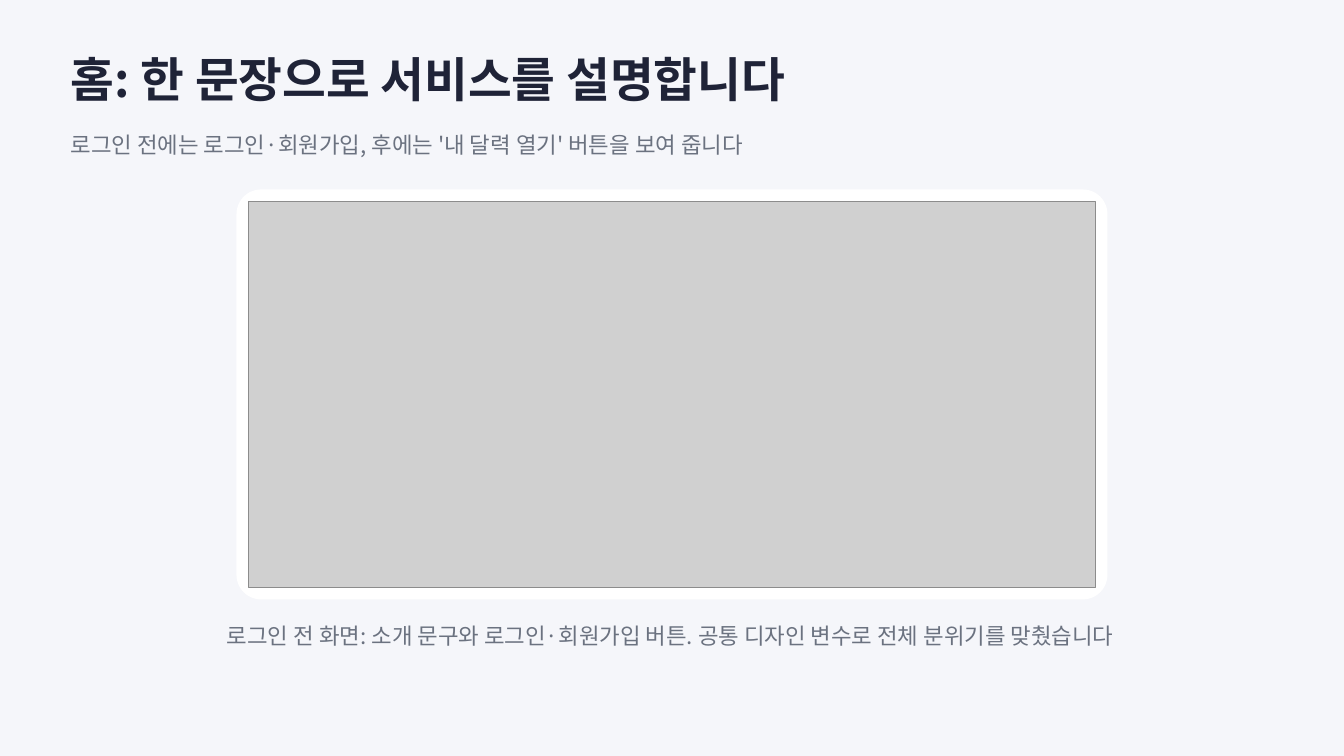
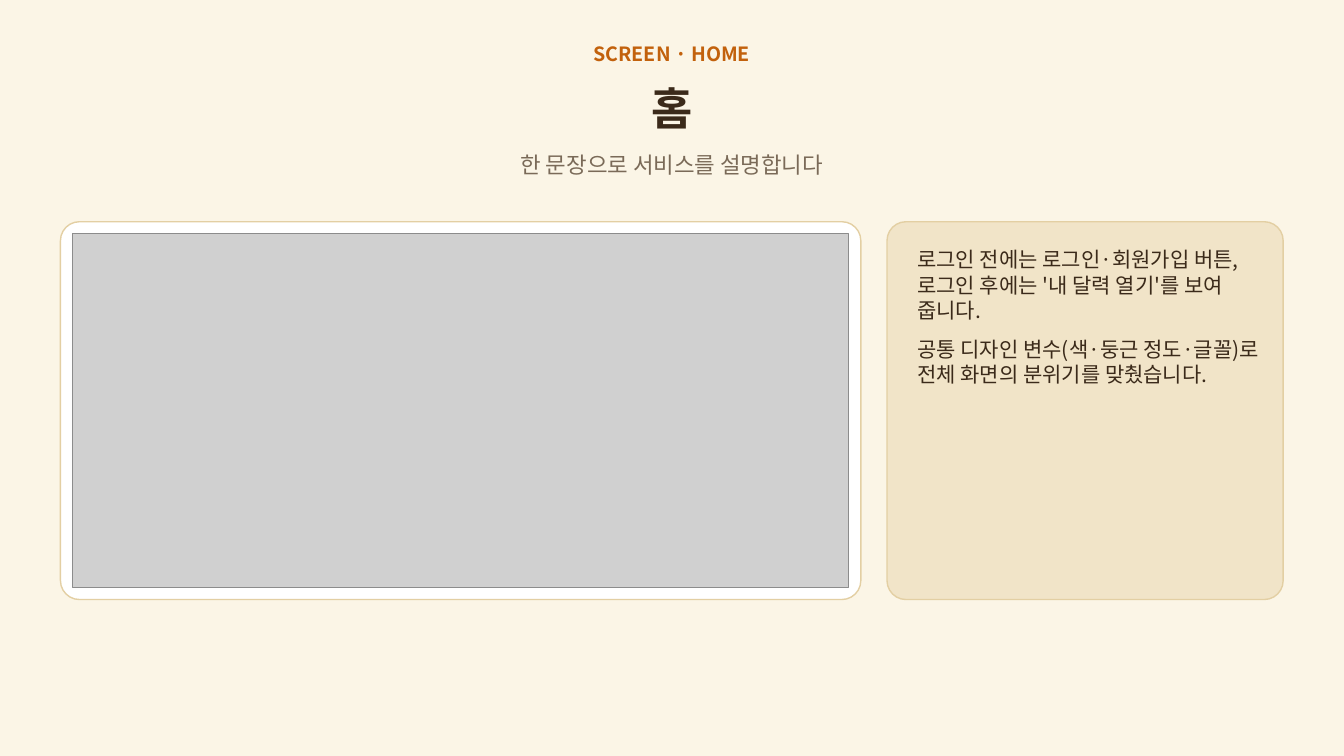
Before and after one commit to ho8566z/calendar-bot_word, a slide deck: slide 17 of ppt/개인 프로젝트.pptx (slide 4 before the commit). Drawn at 1344x756 pixels with LibreOffice and Linux fonts; fonts in the diff are those of the drawing; grey boxes stand for pictures. Boxes give left, top, right and bottom in pixels: in the first picture for what was removed or moved away, otherwise in the second. Text is boxed around its words. In the diff, an @@ line names an element or a change of style, - is before the commit and + after.

```diff
--- a/ppt/개인 프로젝트.pptx
+++ b/ppt/개인 프로젝트.pptx
@@ background #F5F6FA to #FBF5E6 @@
@@ text added at box(593, 46, 750, 62), 14 pt, text #C2610C, bold @@
+SCREEN · HOME
@@ text added at box(651, 87, 692, 129), 32 pt, text #3B2A1A, bold @@
+홈
@@ text removed at box(71, 134, 743, 157) @@
-로그인 전에는 로그인·회원가입, 후에는 '내 달력 열기' 버튼을 보여 줍니다
@@ text at box(520, 154, 823, 175): text changed; size 34 to 16 pt; text colour #1F2337 to #7A6A58; bold off @@
-홈: 한 문장으로 서비스를 설명합니다
+한 문장으로 서비스를 설명합니다
@@ rounded rectangle: place and size @@
-rounded rectangle at box(237, 190, 1108, 600)
+rounded rectangle at box(60, 222, 861, 600)
@@ rounded rectangle at box(60, 222, 861, 600): outline none to #E3CFA3 1 pt; proportions changed @@
@@ picture: place and size @@
-picture at box(249, 202, 1096, 588)
+picture at box(73, 234, 849, 588)
@@ rounded rectangle added at box(887, 222, 1284, 600), fill #F1E4C8, outline #E3CFA3 1 pt @@
@@ text at box(917, 249, 1259, 384): text changed; size 16 to 15 pt; text colour #6B7280 to #3B2A1A @@
-로그인 전 화면: 소개 문구와 로그인·회원가입 버튼. 공통 디자인 변수로 전체 분위기를 맞췄습니다
+로그인 전에는 로그인·회원가입 버튼, 로그인 후에는 '내 달력 열기'를 보여 줍니다.
+공통 디자인 변수(색·둥근 정도·글꼴)로 전체 화면의 분위기를 맞췄습니다.
```
Also in this commit, not shown: 6 other slides changed, 24 slides added, 4 slides removed.
